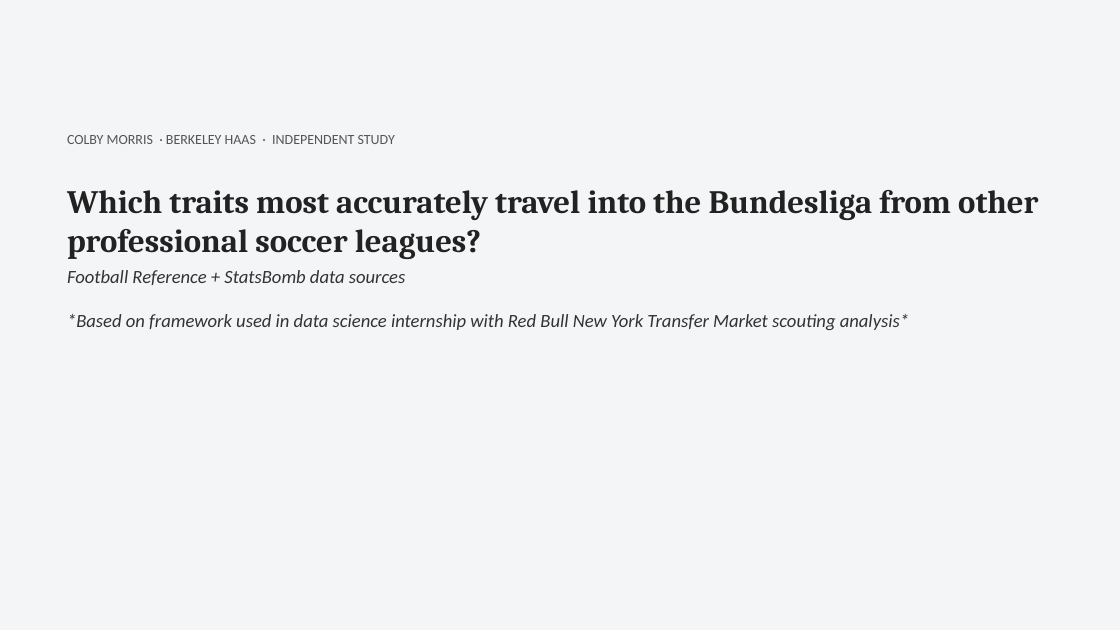
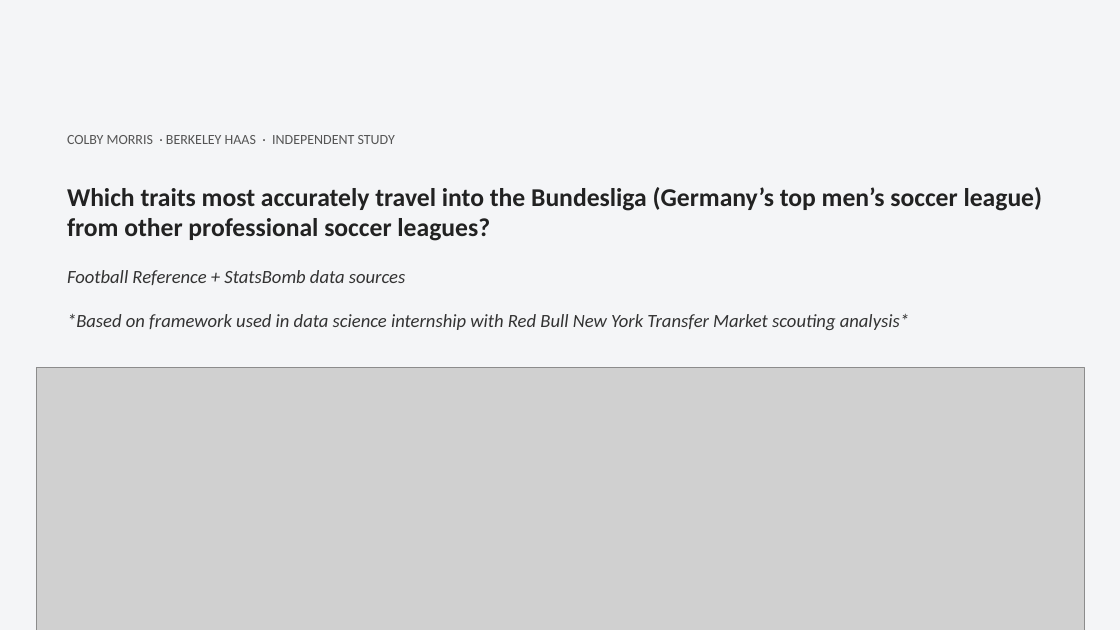
Before and after one commit to colbymorris08/bundesliga-transfer-traits, a slide deck: slide 1 of bundesliga_transfer_traits.pptx. Drawn at 1120x630 pixels with LibreOffice and Linux fonts; fonts in the diff are those of the drawing; grey boxes stand for pictures. Boxes give left, top, right and bottom in pixels: in the first picture for what was removed or moved away, otherwise in the second. Text is boxed around its words. In the diff, an @@ line names an element or a change of style, - is before the commit and + after.

```diff
--- a/bundesliga_transfer_traits.pptx
+++ b/bundesliga_transfer_traits.pptx
@@ text at (x1=67, y1=187, x2=1043, y2=241): text changed; size 28 to 22 pt; font Cambria to Calibri @@
-Which traits most accurately travel into the Bundesliga from other professional soccer leagues?
+Which traits most accurately travel into the Bundesliga (Germany’s top men’s soccer league) from other professional soccer leagues?
@@ picture added at (x1=37, y1=367, x2=1085, y2=630) @@
```
Also in this commit, not shown: 1 other slide changed, 2 other files.
